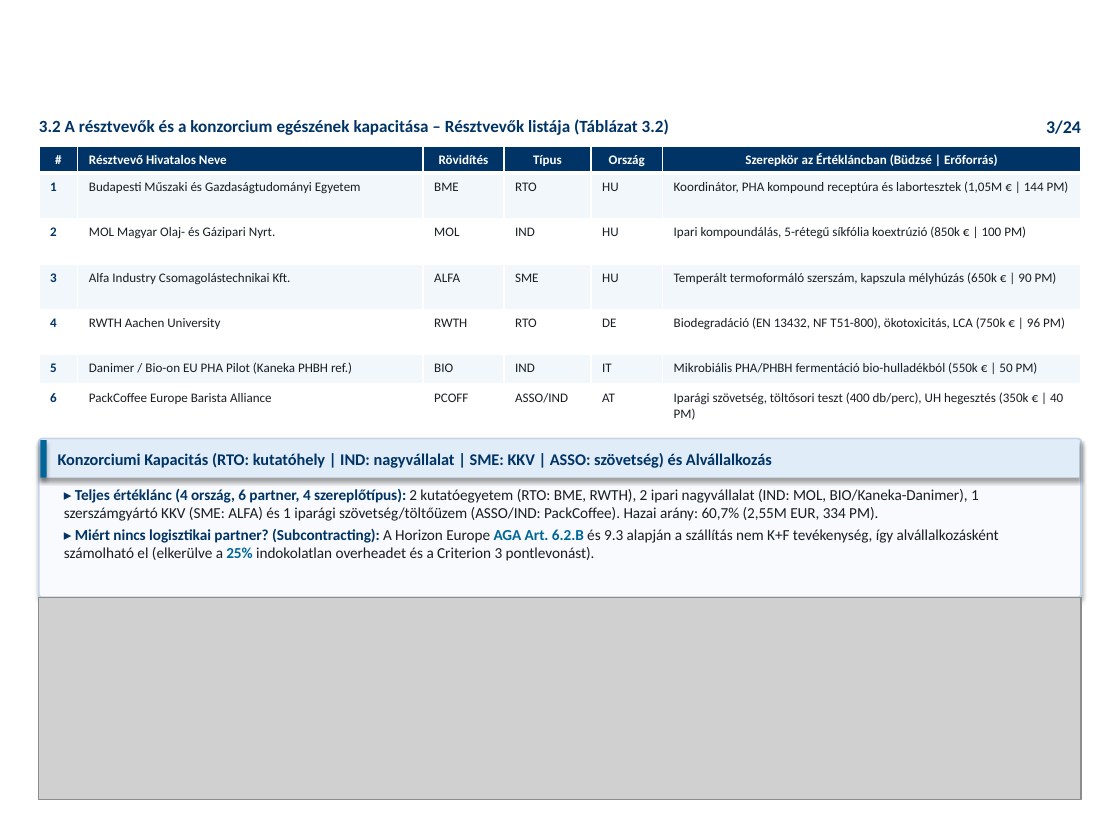
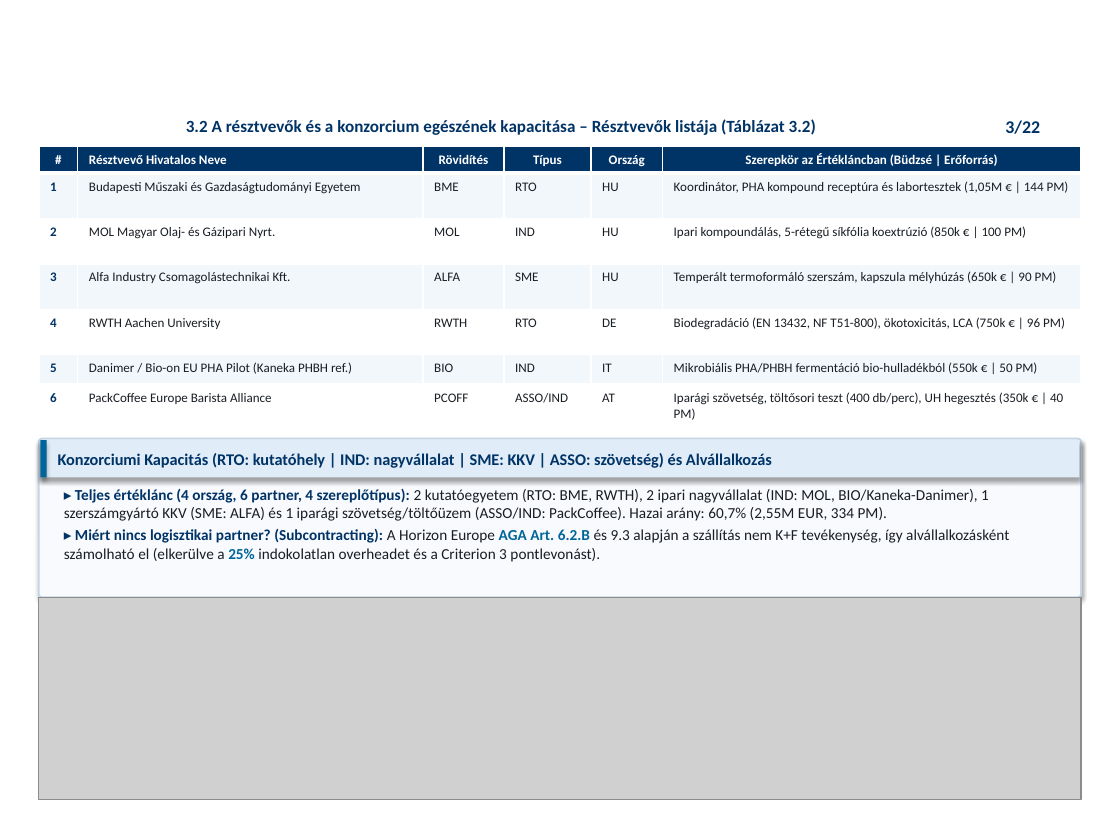
Before and after one commit to RMarci44/Fenntarthato-hulladek-projekt, a slide deck: slide 3 of PHACK_Prezentacio_Vegleges.pptx. Drawn at 1120x840 pixels with LibreOffice and Linux fonts; fonts in the diff are those of the drawing; grey boxes stand for pictures; background and template pictures are left out. Boxes give left, top, right and bottom in pixels: in the first picture for what was removed or moved away, otherwise in the second. Text is boxed around its words. In the diff, an @@ line names an element or a change of style, - is before the commit and + after.

```diff
--- a/PHACK_Prezentacio_Vegleges.pptx
+++ b/PHACK_Prezentacio_Vegleges.pptx
@@ text "3.2 A résztvevők és a ...": place and size @@
-text "3.2 A résztvevők és a ..." at <box>39,119,669,135</box>
+text "3.2 A résztvevők és a ..." at <box>186,119,816,135</box>
@@ table at <box>39,147,1082,430</box> @@
@@ borders changed @@
@@ text at <box>1005,120,1040,134</box>: text changed @@
-3/24
+3/22
@@ text "▸ Teljes értéklánc (4 ország, ..." rewrapped from <box>64,489,999,561</box> to <box>64,489,1009,562</box> @@
```
Also in this commit, not shown: 18 other slides changed, 3 slides added, 5 slides removed, 25 other files.
